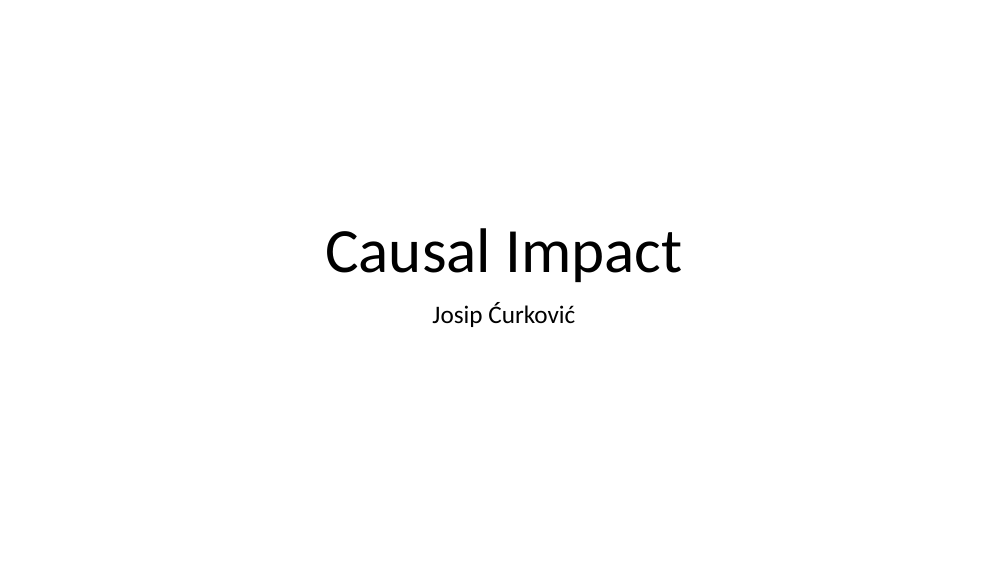
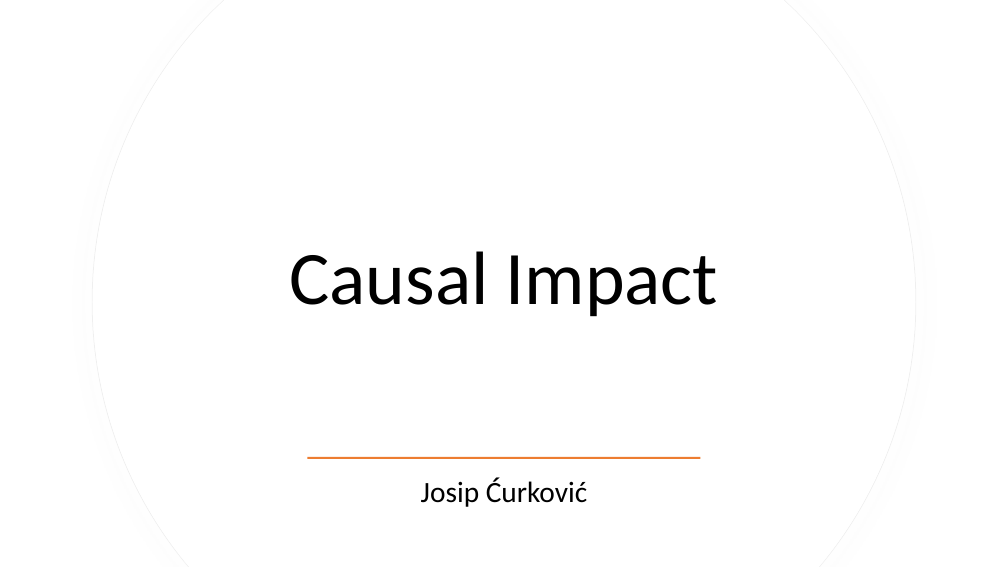
Before and after one commit to josipcurkovic/capstone23, a slide deck: slide 1 of code/Causal Impact.pptx. Drawn at 1008x567 pixels with LibreOffice and Linux fonts; fonts in the diff are those of the drawing. Boxes give left, top, right and bottom in pixels: in the first picture for what was removed or moved away, otherwise in the second. Text is boxed around its words. In the diff, an @@ line names an element or a change of style, - is before the commit and + after.

```diff
--- a/code/Causal Impact.pptx
+++ b/code/Causal Impact.pptx
@@ freeform shape added at [92,0,917,567], fill #FFFFFF, outline #EFEFEF 0.75 pt @@
@@ freeform shape added at [93,0,916,567], fill #FFFFFF @@
@@ title "Causal Impact": place and size @@
-title "Causal Impact" at [325,228,682,282]
+title "Causal Impact" at [289,251,718,317]
@@ title "Causal Impact" at [289,251,718,317]: size 60 to 72 pt; vertical alignment bottom to middle @@
@@ subtitle "Josip Ćurković": place and size @@
-subtitle "Josip Ćurković" at [432,302,575,327]
+subtitle "Josip Ćurković" at [421,477,587,507]
@@ subtitle "Josip Ćurković" at [421,477,587,507]: size 24 to 28 pt; vertical alignment top to middle @@
@@ rectangle added at [308,457,701,459], fill #ED7D31 @@
```
Also in this commit, not shown: 5 other slides changed.
